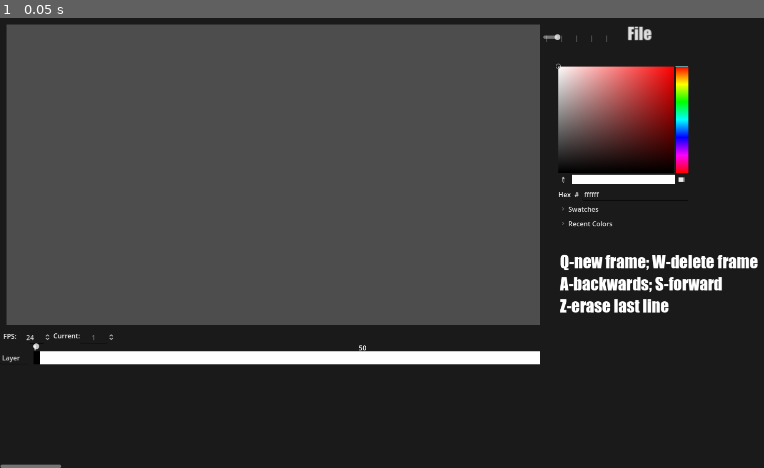
Above: before the commit, frame 1.
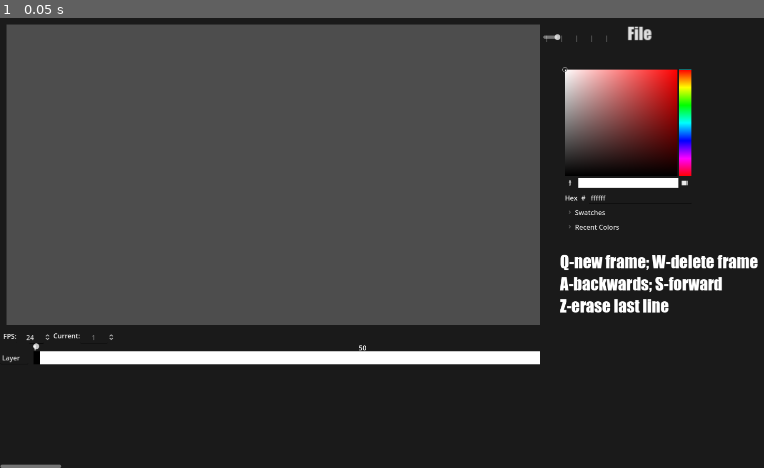
Above: after the commit, the same moment.

Repository: Drawsi/Anim
Game: Godot game, scene res://Node2D.tscn
The game is run twice, just before and just after one commit, with the same random seed, the same clock (stepped at 60 frames per second) and the same inputs.
Inputs:
- Up to frame 1 (0.05 s): no input

The runs differ from the first frame. In frame 1, 1.4% of the frame differs, in the area x 72-91%, y 10-48%.

Commit message:
1.3.4
Worked on variations of the timeline viewer

Diff:
--- a/Node2D.tscn
+++ b/Node2D.tscn
@@ -55,10 +55,10 @@
 anchor_top = 0.5
 anchor_right = 1.0
 anchor_bottom = 0.5
-offset_left = -584.0
-offset_top = -428.0
-offset_right = -264.0
-offset_bottom = 116.0
+offset_left = -568.0
+offset_top = -420.0
+offset_right = -256.0
+offset_bottom = 124.0
 grow_horizontal = 0
 grow_vertical = 2
 color_modes_visible = false
@@ -103,7 +103,6 @@
 render_target_update_mode = 4
 
 [node name="1" parent="DrawingArea/SubViewport" instance=ExtResource("4_0q5o4")]
-visible = false
 
 [node name="Animation" type="Control" parent="."]
 layout_mode = 3
--- a/Scripts/Animation.gd
+++ b/Scripts/Animation.gd
@@ -3,27 +3,22 @@
 @export var brush_color = Color(1,1,1)
 @export var brush_size = 10
 @onready var Tslider = get_node("ScrollContainer/Anim_Layers/TSlider")
-
-@onready var tlayer = $ScrollContainer/Anim_Layers/TLayer/Spread
-@onready var subview = $"../DrawingArea/SubViewport"
+@onready var tlayer = get_node("ScrollContainer/Anim_Layers/TLayer/Spread")
+@onready var subview = get_node("../DrawingArea/SubViewport")
 var f = preload("res://FrameView.tscn")
 var empty = load("res://Frame_Icons/empty.png")
 var new = load("res://Frame_Icons/new.png")
-var last_frame
-var this_frame
-var frame = 0
 
 var find
 var verify
-var csf = null#current shown frame
 
 func _process(_delta):
 	#Initializing variables and values needed
+	find = subview.find_child(str(Global.current_frame),true,false)
+	verify = tlayer.get_child(Global.current_frame-1).get_texture_normal()==new
 	$TimelineSettings/Current_Fps/SpinBox.value = Global.current_frame
 	Global.set_fps = $TimelineSettings/Fps_Counter/Run_FPS.value
 	var ff = f.instantiate()
-	find = subview.find_child(str(Global.current_frame),true,false)
-	verify = tlayer.get_child(Global.current_frame-1).get_texture_normal()==new
 	_inviz()
 	#========================================
 	#	Create a frame if it's present in timeline but not in viewport
@@ -32,36 +27,18 @@
 		ff.visible = true
 		ff.set_process_input(true)
 		subview.add_child(ff)
-		csf = ff
-	if find==null and !verify:
-		pass
-	#	Deletes the viewport frame if it doesn't match the timeline
+	#	Deletes the frame
 	if find and !verify:
 		find.queue_free()
 
 func _inviz():
-	find = subview.find_child(str(Global.current_frame),true,false)
-	verify = tlayer.get_child(Global.current_frame-1).get_texture_normal()==new
-	#	Checks current frame and makes only IT visible
-	#	But I do want last frame to be visible tho
+	for i in subview.get_children():
+		if i.name==str(Global.current_frame):
+			i.visible = true
+			i.set_process_input(true)
+		else:
+			i.visible = false
+			i.set_process_input(false)
 
-	#	csf = Current Shown Frame
-	if (find and verify):
-		csf = find
-		csf.visible = true
-		csf.set_process_input(true)
-	elif !find and !verify:
-
-		csf.visible = true
-		csf.set_process_input(true)
-	else:
-		csf.visible = false
-		csf.set_process_input(false)
-
-	#for i in subview.get_children():
-	#	if i.name==str(Global.current_frame):
-	#		i.visible = true
-	#		i.set_process_input(true)
-	#	else:
-	#		i.visible = false
-	#		i.set_process_input(false)
+func _onion():
+	pass
